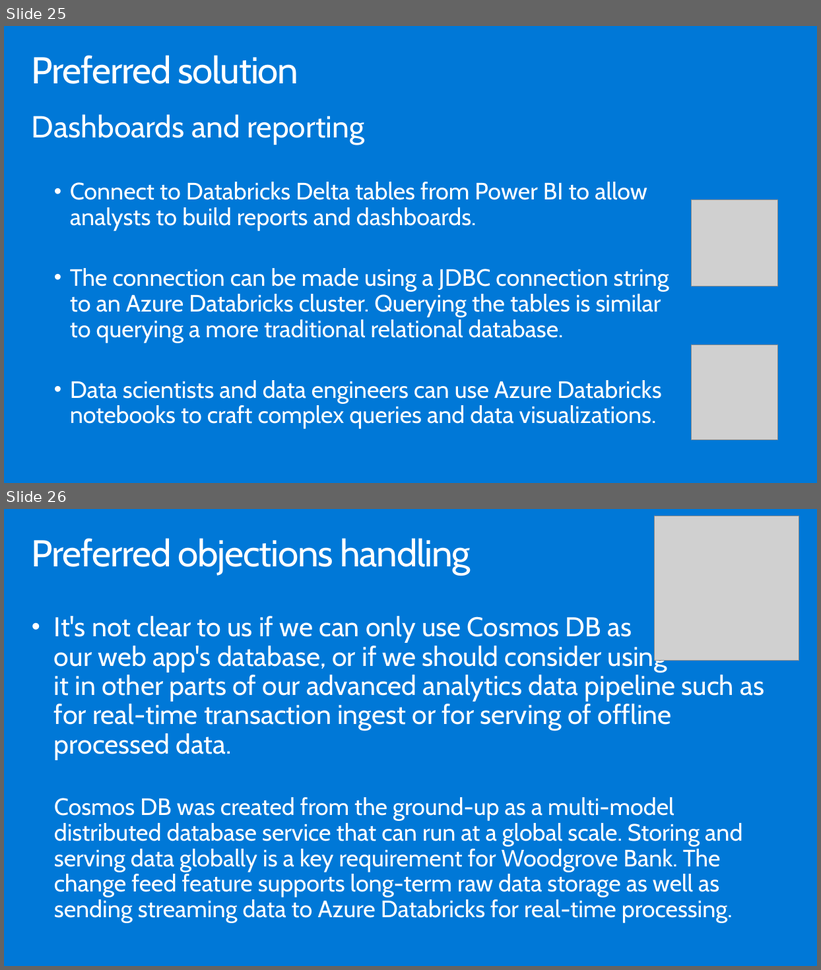
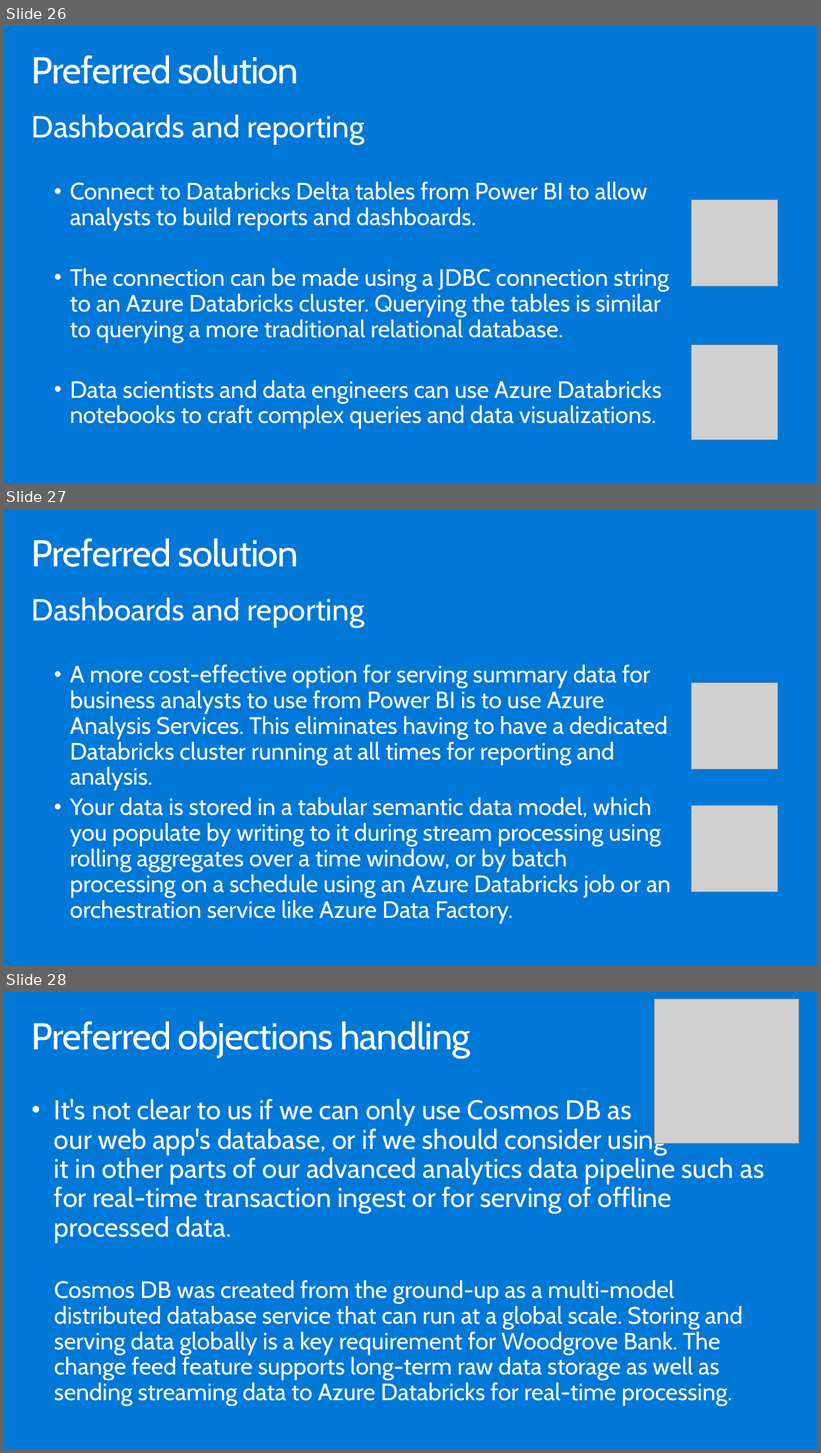
Before and after one commit to testjiho/innovative-fraud-detection, a slide deck: Whiteboard design session/WDS trainer presentation - Cosmos DB Real Time Advanced Analytics.pptx. Shown one above the other, each under a label of ours: slides 25 and 26 before the commit, slides 26, 27 and 28 after it. The pictures are 821x970 and 821x1453 pixels, drawn with LibreOffice and Linux fonts; fonts in the diff are those of the drawing; grey boxes stand for pictures. Boxes give left, top, right and bottom in pixels: in the first picture for what was removed or moved away, otherwise in the second. Text is boxed around its words. In the diff, an @@ line names an element or a change of style, - is before the commit and + after.

```diff
--- a/Whiteboard design session/WDS trainer presentation - Cosmos DB Real Time Advanced Analytics.pptx
+++ b/Whiteboard design session/WDS trainer presentation - Cosmos DB Real Time Advanced Analytics.pptx
@@ slide 27 added at <box>4,509,817,966</box>, background #0078D7 @@
@@ title added at <box>32,538,299,567</box>, 44.1 pt, text #FFFFFF @@
+Preferred solution
@@ text added at <box>32,597,671,923</box>, 28 pt, text #FFFFFF @@
+Dashboards and reporting
+  • A more cost-effective option for serving summary data for business analysts to use from Power BI is to use Azure Analysis Services. This eliminates having to have a dedicated Databricks cluster running at all times for reporting and analysis.
+  • Your data is stored in a tabular semantic data model, which you populate by writing to it during stream processing using rolling aggregates over a time window, or by batch processing on a schedule using an Azure Databricks job or an orchestration service like Azure Data Factory.
@@ picture added at <box>692,683,778,770</box> @@
@@ picture added at <box>692,806,778,892</box> @@
@@ what was slide 25 is now slide 26 @@
@@ what was slide 26 is now slide 28 @@
```
Also in this commit, not shown: 1 slide changed, 2 other slides added, 4 other files.
